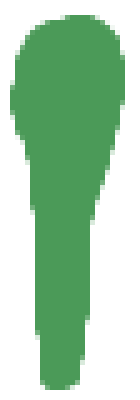
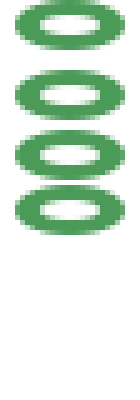
Before/after of a (140, 400) layered artwork. What changed in the layer stack:
added layer "Phat #1" above "Rings copy" over [left=15, top=0, right=125, bottom=235]
hid "Edge", painted on it over [left=10, top=15, right=125, bottom=390]
